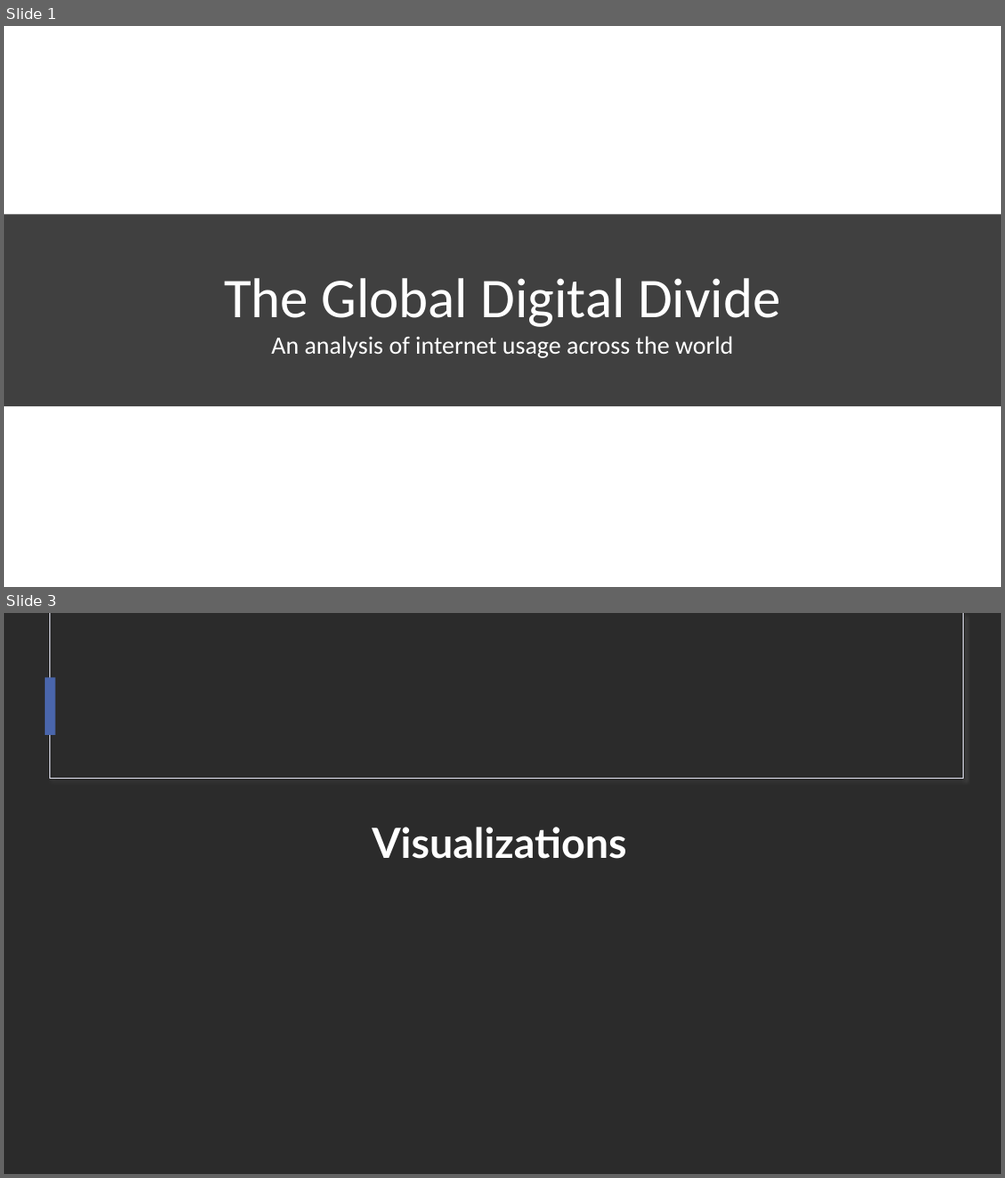
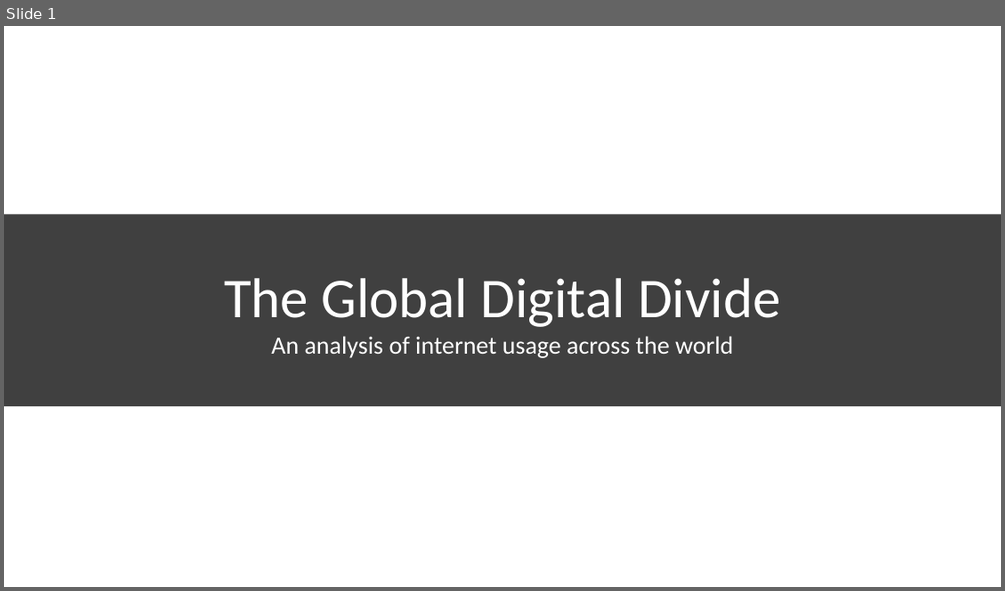
Before and after one commit to lujane-92/Team_Project_2, a slide deck: 03 - Presentation/Digital Disparity - Draft presentation.pptx. Shown one above the other, each under a label of ours: slides 1 and 3 before the commit, slide 1 after it; the slides between them are not shown. The pictures are 1005x1178 and 1005x591 pixels, drawn with LibreOffice and Linux fonts; fonts in the diff are those of the drawing; background and template pictures are left out; a plain dark background stands for a picture behind light text. Boxes give left, top, right and bottom in pixels: in the first picture for what was removed or moved away, otherwise in the second. Text is boxed around its words. In the diff, an @@ line names an element or a change of style, - is before the commit and + after.

```diff
--- a/03 - Presentation/Digital Disparity - Draft presentation.pptx
+++ b/03 - Presentation/Digital Disparity - Draft presentation.pptx
@@ slide 3 removed at (4,613,1001,1174), background picture (left out) @@
@@ rectangle removed at (49,613,963,779) @@
@@ rectangle removed at (50,613,963,778) @@
@@ rectangle removed at (45,677,56,735) @@
@@ text removed at (372,827,626,859) @@
-Visualizations
```
Also in this commit, not shown: 2 slides changed, 10 slides added, 10 other slides removed, 14 other files.
